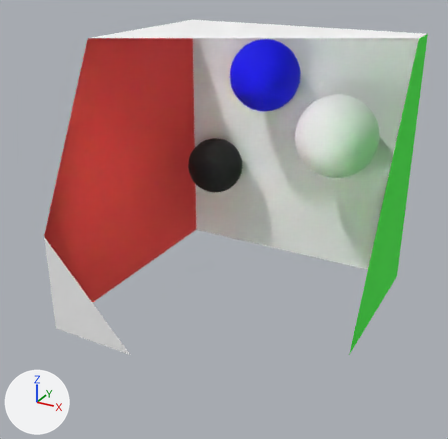
Renders of the OBJ model data/cornell_box2.obj from each side of a commit.
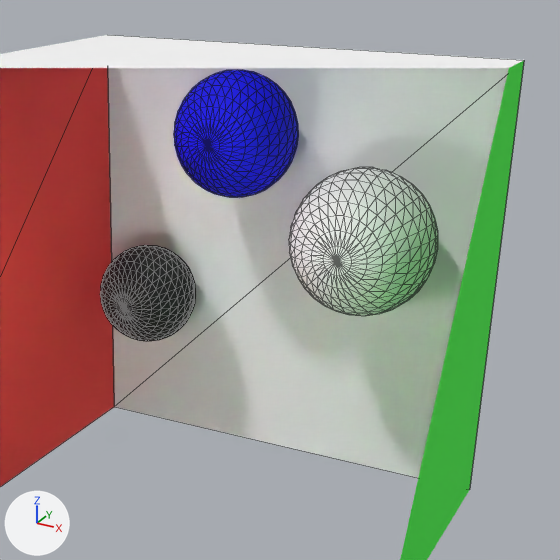
Each version appears first whole from a 50 mm lens placed at (489.0, -1200.0, 394.0), pointed at (-13.0, -288.0, -62.0), and next in a close-up on the part from 29% to 100% of the width and 0% to 72% of the height. The axes (+X, +Y, +Z) are drawn at lower left. The lights are the same throughout. The close-ups show mesh edges as thin lines. Everything nearer to the camera than a plane just in front of the edit is cut away. Where no turn or scale is listed for an object, it has been applied to the vertices.
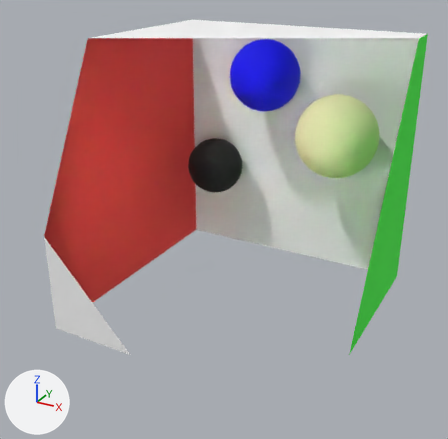
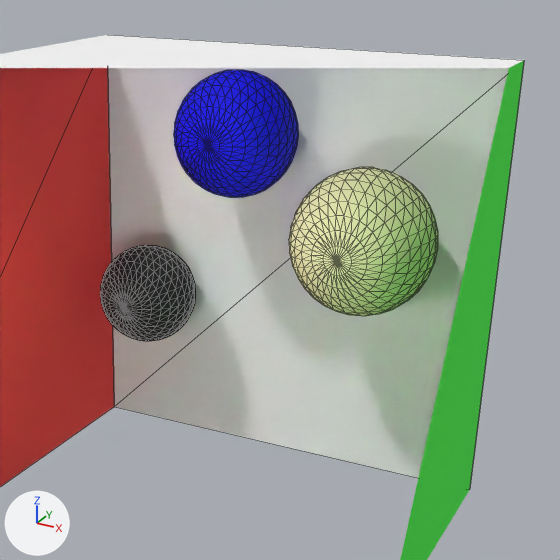
Commit message: Phong improvements

Pixel boxes [x1, y1, x2, y2] of what changed, in the close-ups (560 x 560 px):
'Sphere002', recoloured
    both: [289, 167, 438, 316]

The change, as a list of edits to the scene's bpy script:
```text
Add mat_gold_phong:
    mat_gold_phong = principled_material('gold_phong')
    mat_gold_phong.base_color = (0.9, 0.9, 0.5)  # beige #f3f3bc
    mat_gold_phong.roughness = 0.929
Change me_sphere002:
    where me_sphere002.from_pydata(...)  # 482 vertices, 960 faces; spans x 40.0..200.0, y -160.0..0.0, z -20.0..140.0
    remove me_sphere002.materials.append(mat_white_lambert)  # white #f9f9f9
    add me_sphere002.materials.append(mat_gold_phong)  # beige #f3f3bc
```
